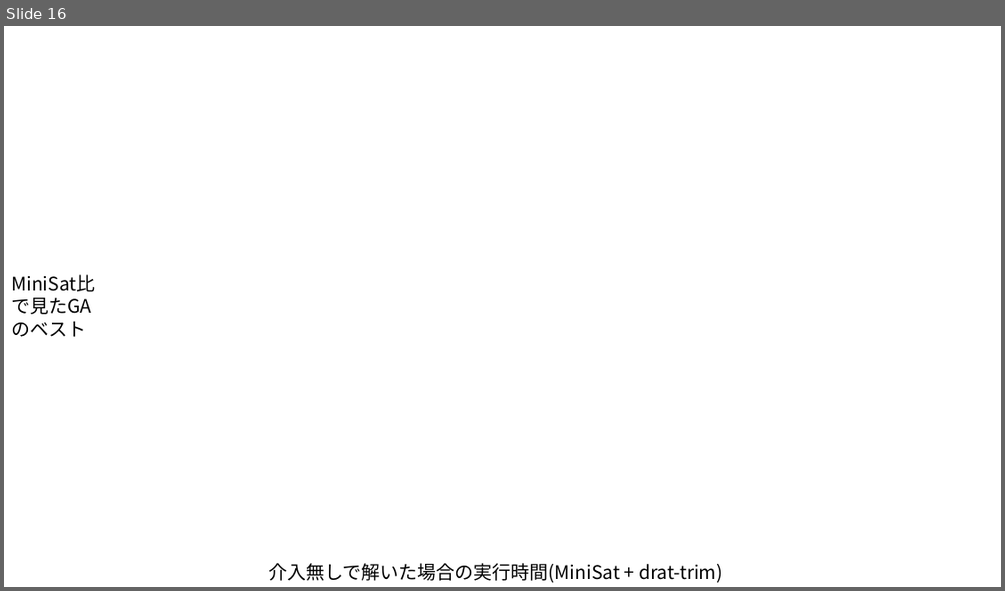
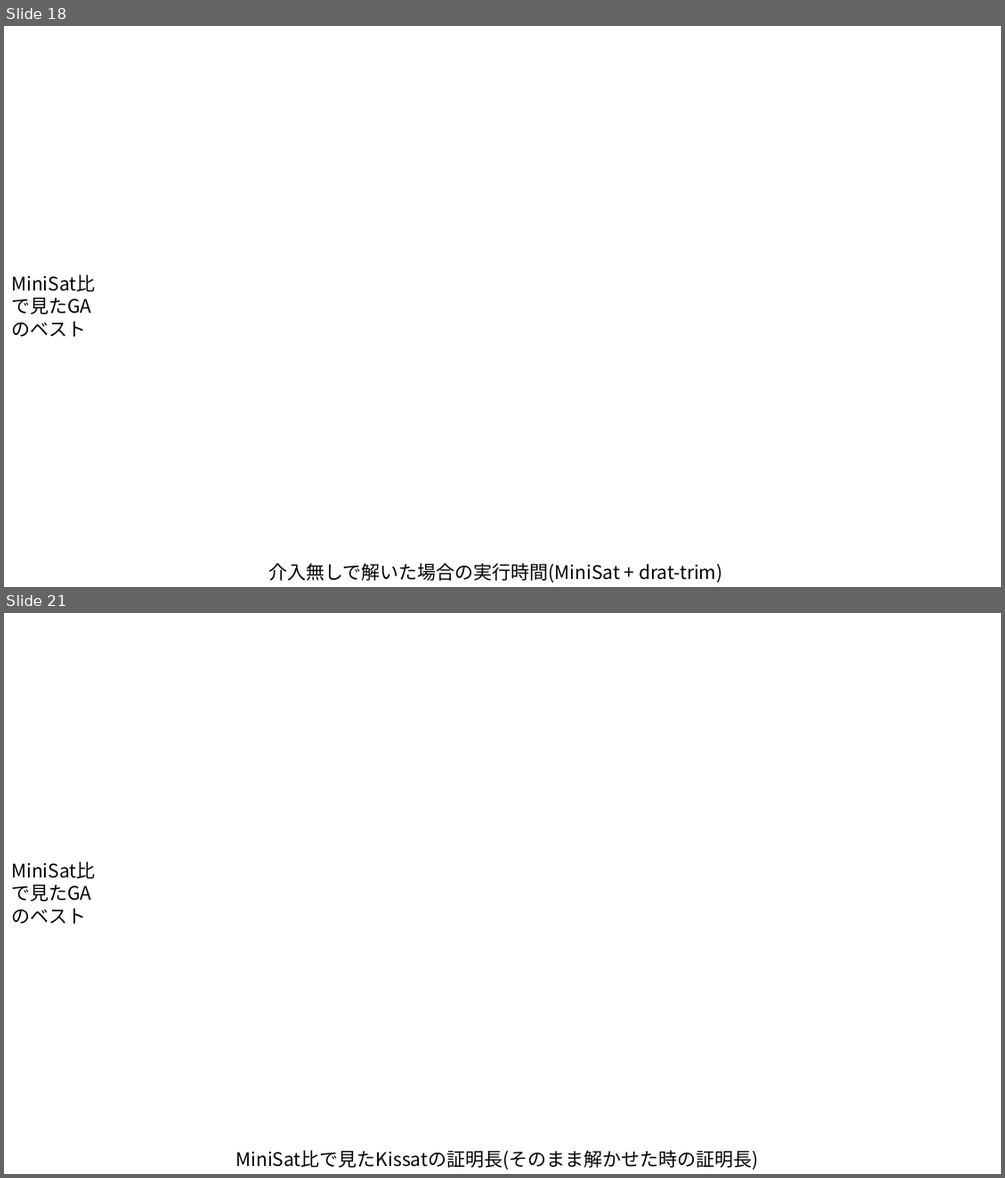
Before and after one commit to swrx782/master-thesis-tex, a slide deck: figures/実験画像.pptx. Shown one above the other, each under a label of ours: slide 16 before the commit, slides 18 and 21 after it; the slides between them are not shown. The pictures are 1005x591 and 1005x1178 pixels, drawn with LibreOffice and Linux fonts; fonts in the diff are those of the drawing; background and template pictures are left out. Boxes give left, top, right and bottom in pixels: in the first picture for what was removed or moved away, otherwise in the second. Text is boxed around its words. In the diff, an @@ line names an element or a change of style, - is before the commit and + after.

```diff
--- a/figures/実験画像.pptx
+++ b/figures/実験画像.pptx
@@ slide 21 added at bbox=[4, 613, 1001, 1174], background picture (left out) @@
@@ text added at bbox=[4, 856, 105, 932], 18 pt, text #000000 @@
+MiniSat比で見たGAのベスト
@@ text added at bbox=[236, 1150, 759, 1169], 18 pt, text #000000 @@
+MiniSat比で見たKissatの証明長(そのまま解かせた時の証明長)
@@ what was slide 16 is now slide 18 @@
```
Also in this commit, not shown: 3 other slides added, 3 slides removed, 12 other files.
